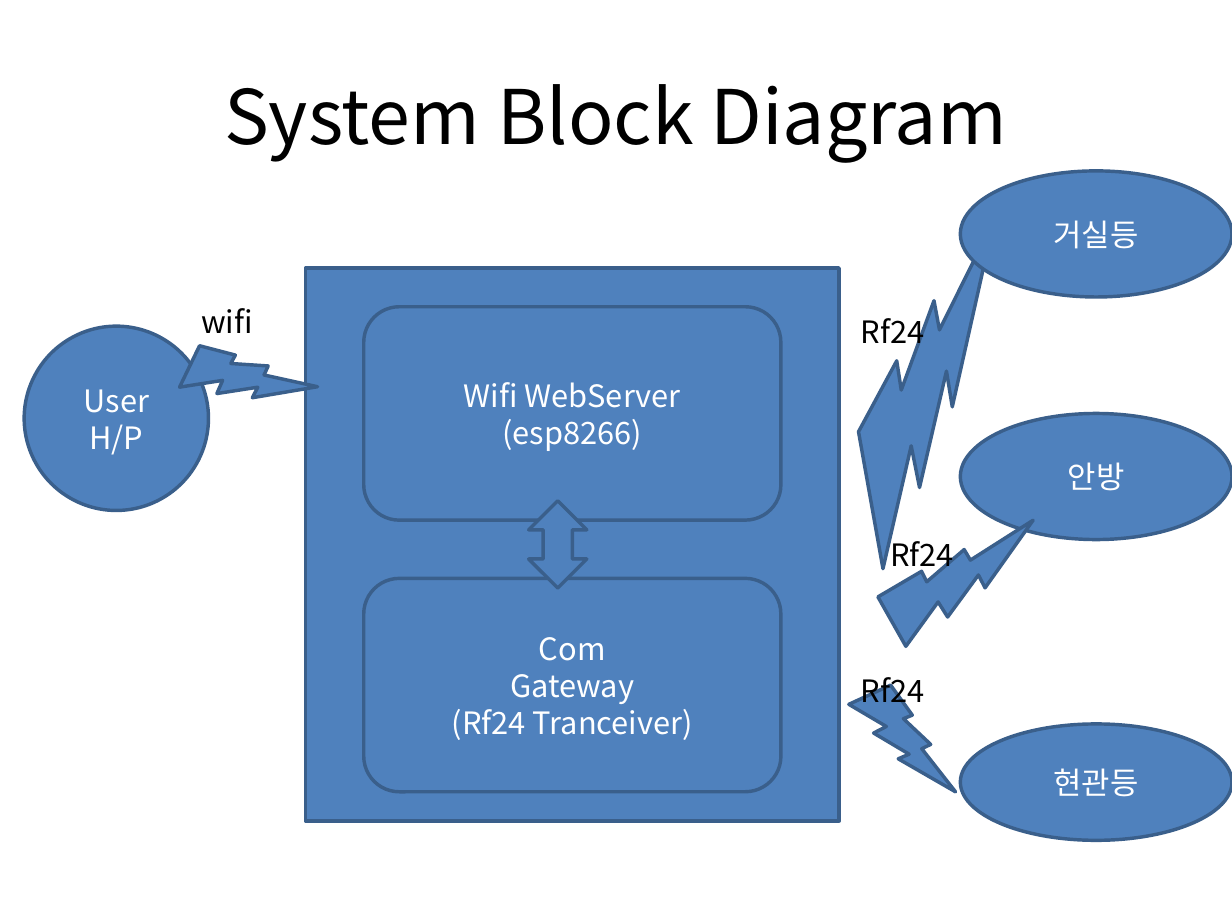
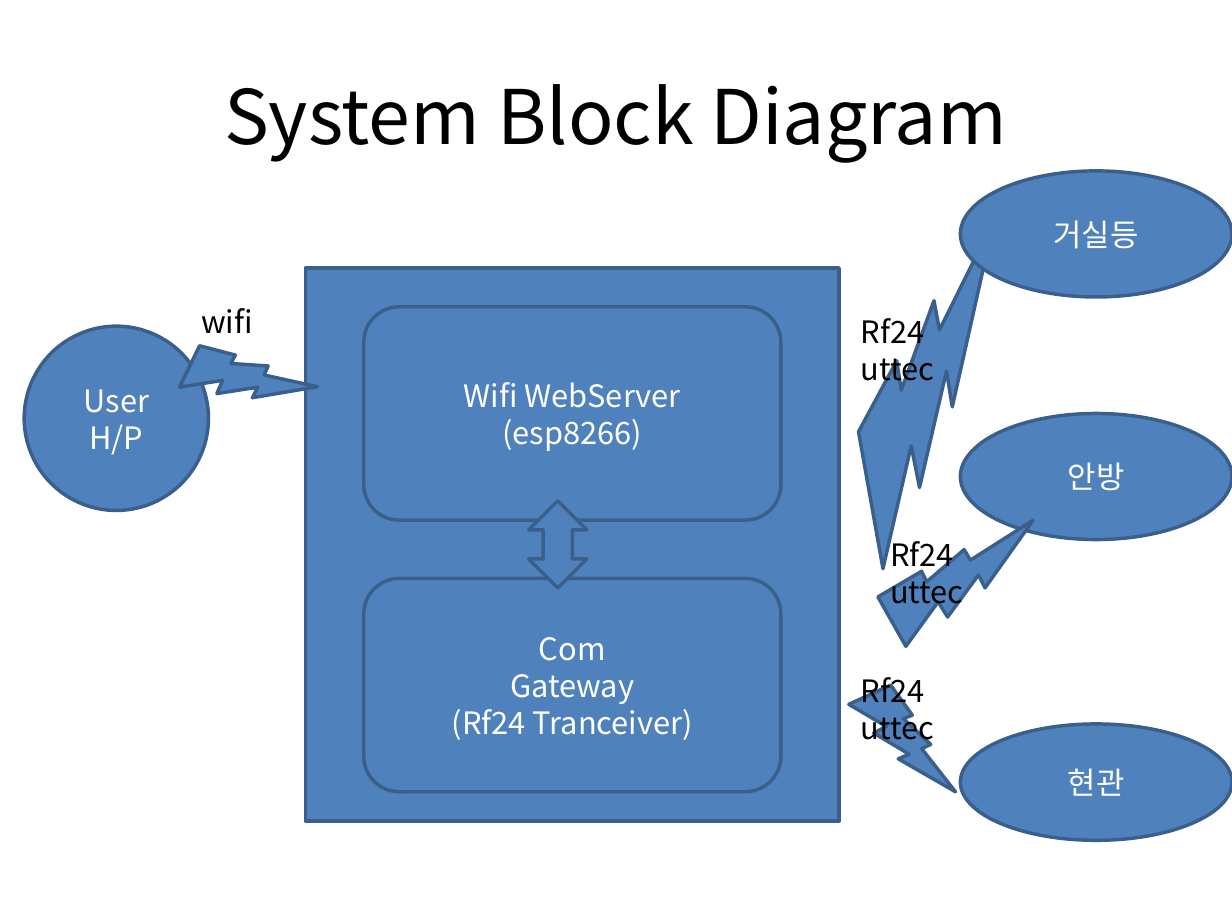
Before and after one commit to ihong9059/esp8266, a slide deck: slide 2 of source/wifiWebLedDimmer/wifiWebLedDimmerSystem.pptx. Drawn at 1232x924 pixels with LibreOffice and Linux fonts; fonts in the diff are those of the drawing. Boxes give left, top, right and bottom in pixels: in the first picture for what was removed or moved away, otherwise in the second. Text is boxed around its words. In the diff, an @@ line names an element or a change of style, - is before the commit and + after.

```diff
--- a/source/wifiWebLedDimmer/wifiWebLedDimmerSystem.pptx
+++ b/source/wifiWebLedDimmer/wifiWebLedDimmerSystem.pptx
@@ text at bbox=[861, 349, 934, 389]: paragraph added @@
+uttec
@@ text at bbox=[890, 572, 963, 612]: paragraph added @@
+uttec
@@ text at bbox=[861, 708, 934, 748]: paragraph added @@
+uttec
@@ text in ellipse at bbox=[1068, 768, 1125, 796]: text changed @@
-현관등
+현관
```
Also in this commit, not shown: 1 other slide changed, 1 slide added, 12 other files.
